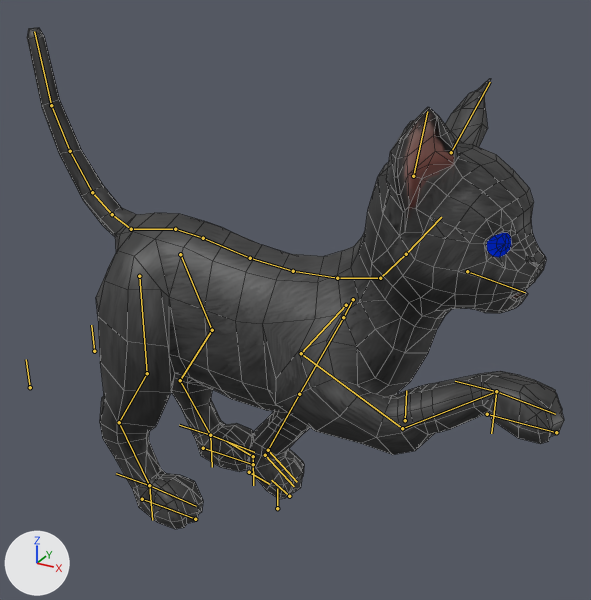
The Blender file Art Folder/Cat/cat.blend, before and after one commit.
Both versions are drawn from a camera (50 mm lens) standing at (4.77, -8.15, 7.36) and looking at (0.25, 0.07, 3.25). Arrows for +X, +Y and +Z are at lower left; the lights stay in place. Both versions are drawn at the pose saved in each file; the numbers are the values there. The bones that bend it are drawn over the model as lines. Mesh edges are drawn as thin lines.
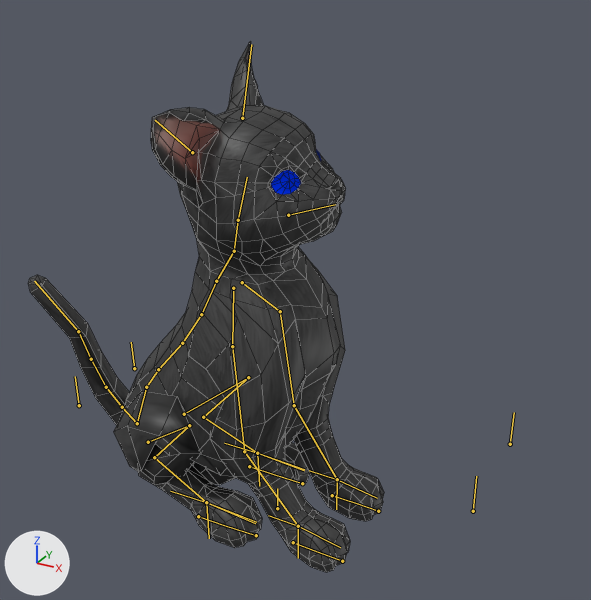
Boxes (x1, y1, x2, y2) around the edits, measured in the pictures (591 x 600 px):
'Object01', posed (34% narrower)
    before: (27, 28, 564, 529)
    after: (28, 42, 384, 572)
bone 'ShoulderBlades', root to tip
    before: (293, 271) to (337, 278)
    after: (201, 314) to (216, 281)
bone 'Collarbone', root to tip
    before: (337, 278) to (380, 278)
    after: (216, 281) to (234, 251)
bone 'Neck', root to tip
    before: (380, 278) to (406, 254)
    after: (234, 251) to (238, 220)
bone 'Head', root to tip
    before: (406, 254) to (441, 217)
    after: (238, 220) to (247, 177)
bone 'Jaw', root to tip
    before: (467, 271) to (525, 292)
    after: (288, 215) to (335, 204)
bone 'Ear_R', root to tip
    before: (413, 176) to (427, 111)
    after: (192, 152) to (155, 120)
bone 'UpperBack', root to tip
    before: (293, 271) to (250, 258)
    after: (201, 314) to (182, 343)
bone 'TailBase', root to tip
    before: (131, 229) to (112, 214)
    after: (137, 423) to (122, 407)
bone 'UpperTail', root to tip
    before: (112, 214) to (92, 192)
    after: (122, 407) to (106, 387)
bone 'UpperMidTail', root to tip
    before: (92, 192) to (70, 151)
    after: (106, 387) to (91, 359)
bone 'TailTip', root to tip
    before: (51, 105) to (34, 31)
    after: (78, 331) to (34, 281)
bone 'Haunch_L', root to tip
    before: (180, 254) to (212, 330)
    after: (184, 414) to (248, 377)
bone 'Haunch_R', root to tip
    before: (139, 276) to (147, 373)
    after: (148, 442) to (189, 425)
bone 'ForeFootCtrl_L', root to tip
    before: (253, 456) to (253, 485)
    after: (337, 479) to (336, 509)
bone 'ForeRollCtrl_L', root to tip
    before: (253, 456) to (228, 442)
    after: (337, 479) to (309, 470)
bone 'BackFootCtrl_L', root to tip
    before: (210, 435) to (212, 467)
    after: (257, 453) to (259, 486)
bone 'ForeFootCtrl_R', root to tip
    before: (496, 391) to (491, 433)
    after: (298, 526) to (298, 558)
bone 'BackFootCtrl_R', root to tip
    before: (149, 485) to (152, 520)
    after: (206, 502) to (209, 538)

The edits, one by one:
Bone 'ShoulderBlades' (bone_shoulderblades) moves from (0.0, 0.0, 0.0) to (-0.04, -1.41, 0.82).
Bone 'ShoulderBlades' (bone_shoulderblades) turns from (0, 0, 0) to (-61, 1, 1) degrees about its own x, y and z.
Bone 'Collarbone' (bone_collarbone) turns from (0, 0, 0) to (-15, 3, -2) degrees about its own x, y and z.
Bone 'Neck' (bone_neck) turns from (0, 0, 0) to (-19, 1, -4) degrees about its own x, y and z.
Bone 'Head' (bone_head) turns from (0, 0, 0) to (-7, 0, -2) degrees about its own x, y and z.
Bone 'Jaw' (bone_jaw) turns from (11, 0, 0) to (0, 0, 0) degrees about its own x, y and z.
Bone 'Ear_R' (bone_ear_r) turns from (0, 0, 0) to (1, 10, 19) degrees about its own x, y and z.
Bone 'UpperBack' (bone_upperback) moves from (0.0, 0.0, 0.0) to (-0.04, 1.3, -0.99).
Bone 'UpperBack' (bone_upperback) turns from (0, 0, 0) to (-61, -1, -1) degrees about its own x, y and z.
Bone 'TailBase' (bone_tailbase) turns from (0, 0, 0) to (67, -3, -21) degrees about its own x, y and z.
Bone 'UpperTail' (bone_uppertail) turns from (0, 0, 0) to (18, -5, 6) degrees about its own x, y and z.
Bone 'UpperMidTail' (bone_uppermidtail) turns from (0, 0, 0) to (10, 0, -2) degrees about its own x, y and z.
Bone 'TailTip' (bone_tailtip) turns from (0, 0, 0) to (-42, 5, 4) degrees about its own x, y and z.
Bone 'Haunch_L' (bone_haunch_l) moves from (0.0, 0.0, 0.0) to (-0.03, 0.01, 0.09).
Bone 'Haunch_L' (bone_haunch_l) turns from (0, 0, 0) to (-63, -5, -11) degrees about its own x, y and z.
Bone 'Haunch_R' (bone_haunch_r) moves from (0.0, 0.0, 0.0) to (0.03, 0.01, 0.09).
Bone 'Haunch_R' (bone_haunch_r) turns from (0, 0, 0) to (-63, 5, 11) degrees about its own x, y and z.
Bone 'ForeFootCtrl_L' (bone_forefootctrl_l) moves from (0.0, 0.03, 2.07) to (0.0, -0.05, 0.67).
Bone 'ForeRollCtrl_L' (bone_forerollctrl_l) turns from (15, 0, 0) to (0, 0, 0) degrees about its own x, y and z.
Bone 'BackFootCtrl_L' (bone_backfootctrl_l) moves from (-0.63, 0.01, 0.0) to (-1.54, 0.0, 0.08).
Bone 'BackFootCtrl_L' (bone_backfootctrl_l) turns from (0, 0, 0) to (-1, 1, 2) degrees about its own x, y and z.
Bone 'ForeFootCtrl_R' (bone_forefootctrl_r) moves from (0.0, -2.73, -1.7) to (0.0, -0.05, 0.67).
Bone 'BackFootCtrl_R' (bone_backfootctrl_r) moves from (0.62, -0.01, 0.0) to (1.54, 0.0, 0.08).
Bone 'BackFootCtrl_R' (bone_backfootctrl_r) turns from (0, 0, 0) to (-1, -1, -2) degrees about its own x, y and z.
